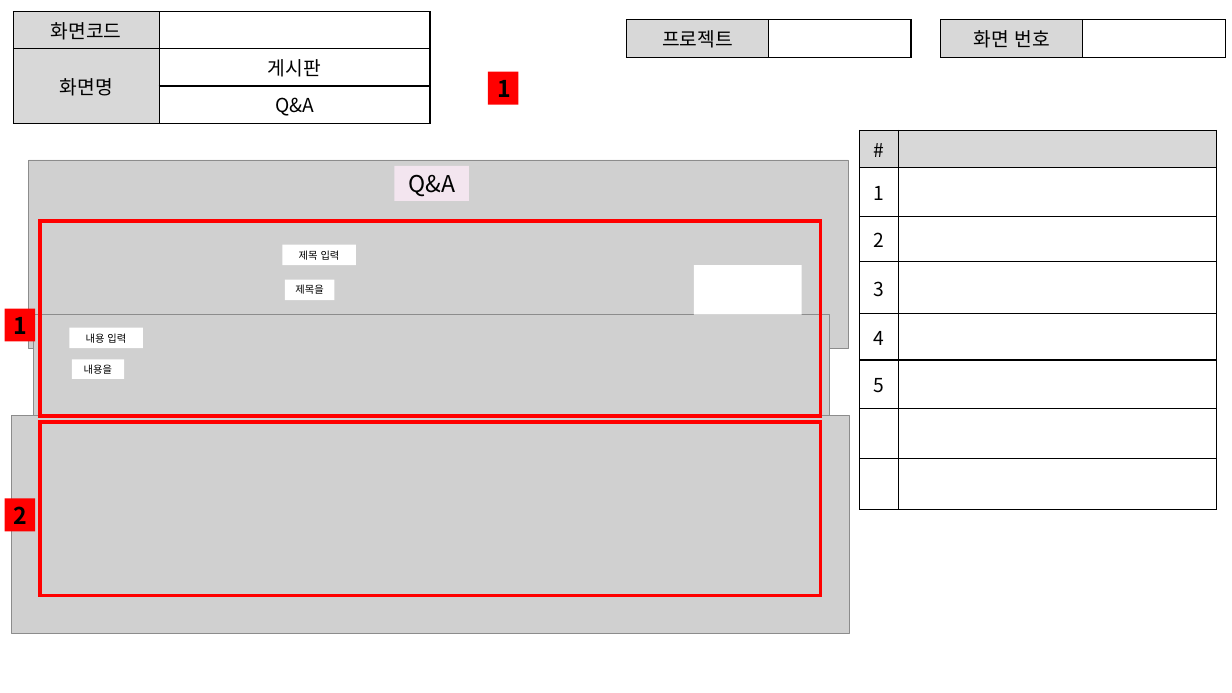
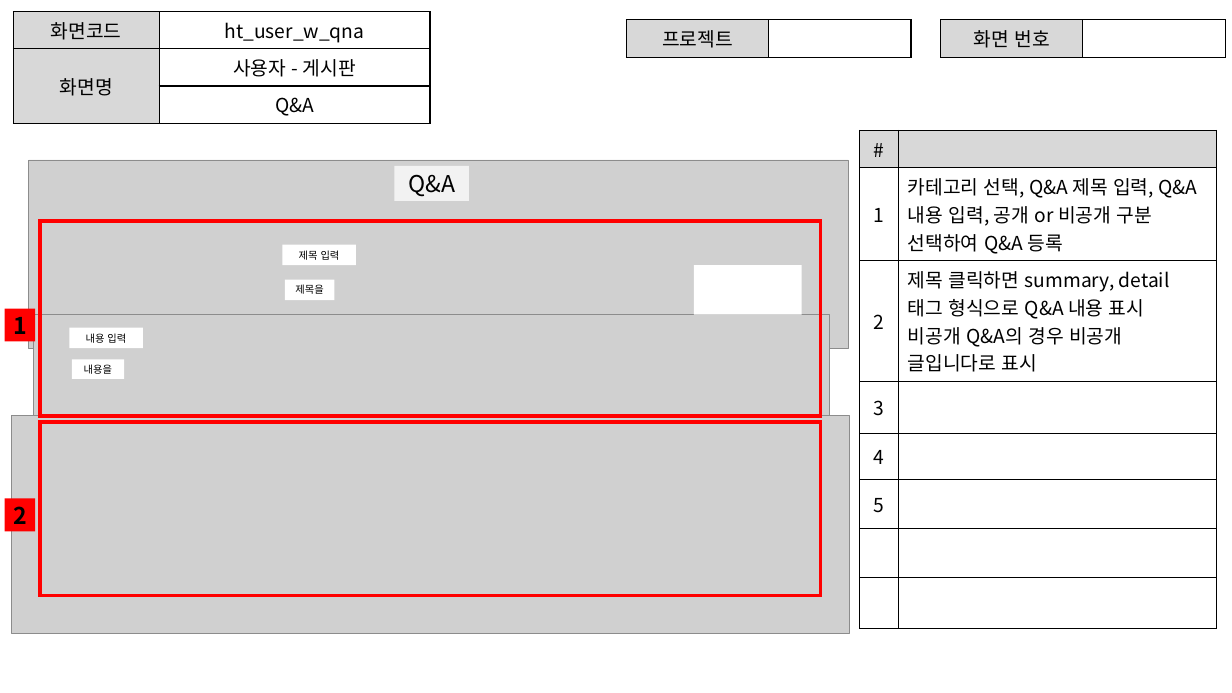
Before and after one commit to ezenteam2/e-Zone, a slide deck: slide 8 of 0 발표용 파워포인트/project05 - 파워포인트 종합 - 현태.pptx (slide 6 before the commit). Drawn at 1232x693 pixels with LibreOffice and Linux fonts; fonts in the diff are those of the drawing; grey boxes stand for pictures. Boxes give left, top, right and bottom in pixels: in the first picture for what was removed or moved away, otherwise in the second. Text is boxed around its words. In the diff, an @@ line names an element or a change of style, - is before the commit and + after.

```diff
--- a/0 발표용 파워포인트/project05 - 파워포인트 종합 - 현태.pptx
+++ b/0 발표용 파워포인트/project05 - 파워포인트 종합 - 현태.pptx
@@ table at (13,12,430,120) @@
-row 1, column 2: 
+row 1, column 2: ht_user_w_qna
-row 2, column 2: 게시판
+row 2, column 2: 사용자 - 게시판
@@ rectangle removed at (488,72,518,104) @@
-1
@@ table at (860,130,1217,592) @@
-row 2, column 2: 
+row 2, column 2: 카테고리 선택, Q&A 제목 입력, Q&A 내용 입력, 공개 or 비공개 구분 선택하여 Q&A 등록
-row 3, column 2: 
+row 3, column 2: 제목 클릭하면 summary, detail 태그 형식으로 Q&A 내용 표시 / 비공개 Q&A의 경우 비공개 글입니다로 표시
```
Also in this commit, not shown: 9 other slides changed, 10 slides added, 2 other files.
